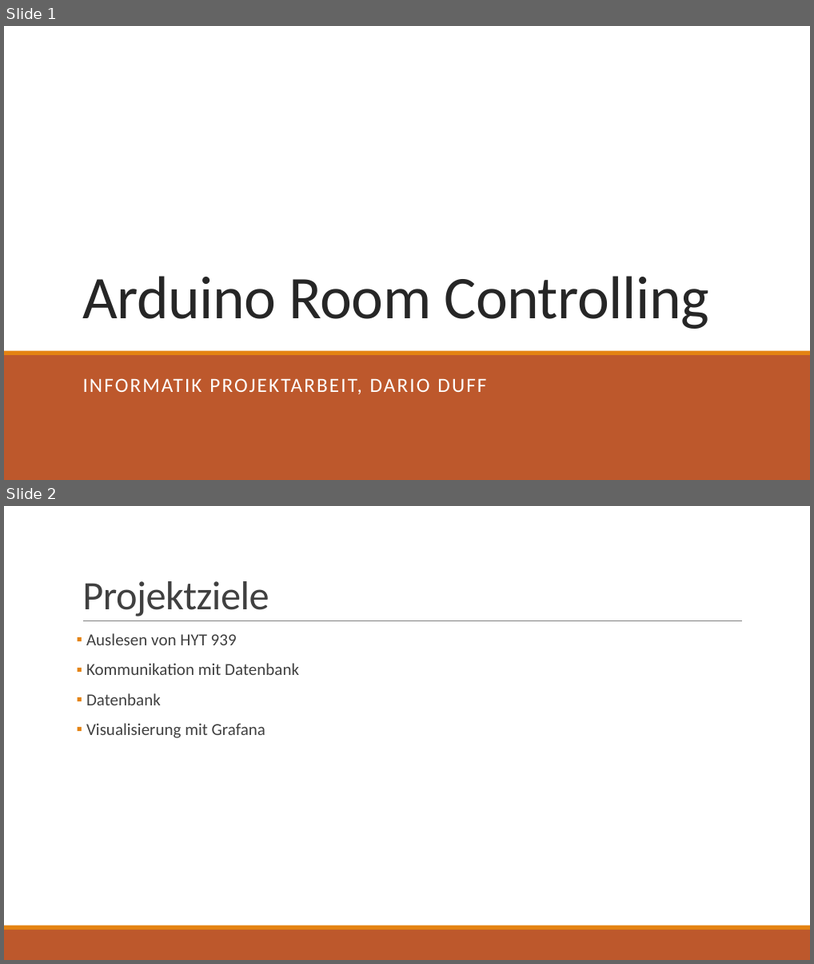
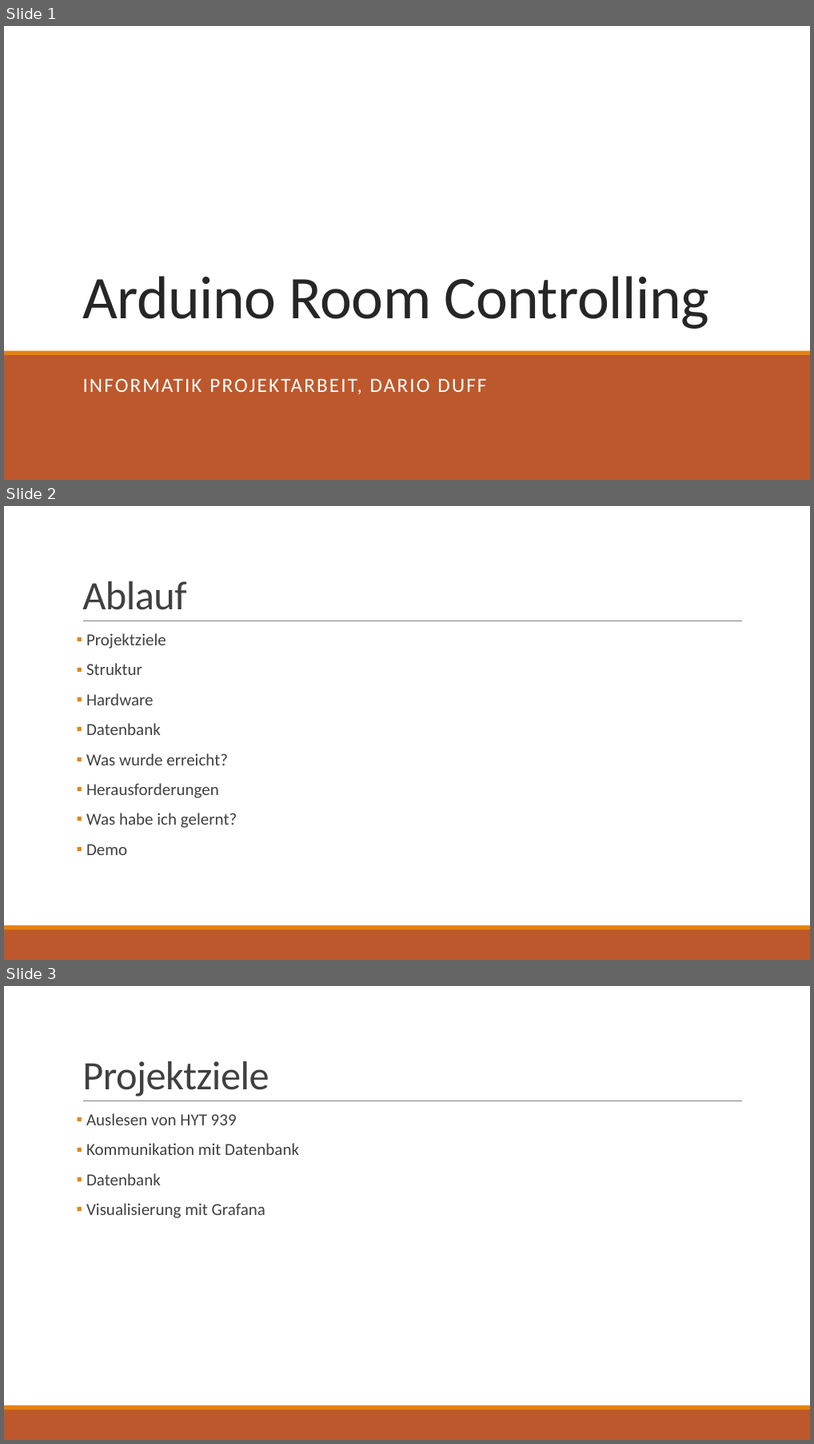
Before and after one commit to LoXeras/Arduino-RoomControlling, a slide deck: Documentation/Präsentatio_RoomControlling.pptx. Shown one above the other, each under a label of ours: slides 1 and 2 before the commit, slides 1, 2 and 3 after it. The pictures are 814x964 and 814x1444 pixels, drawn with LibreOffice and Linux fonts; fonts in the diff are those of the drawing. Boxes give left, top, right and bottom in pixels: in the first picture for what was removed or moved away, otherwise in the second. Text is boxed around its words. In the diff, an @@ line names an element or a change of style, - is before the commit and + after.

```diff
--- a/Documentation/Präsentatio_RoomControlling.pptx
+++ b/Documentation/Präsentatio_RoomControlling.pptx
@@ slide 2 added at (x1=4, y1=506, x2=810, y2=960), background #FFFFFF; not listed: 3 template elements that a slide beside it also shows @@
@@ title added at (x1=82, y1=581, x2=186, y2=610), 48 pt, text #404040 @@
+Ablauf
@@ text added at (x1=86, y1=633, x2=237, y2=855), 20 pt, text #404040 @@
+▪ Projektziele
+▪ Struktur
+▪ Hardware
+▪ Datenbank
+▪ Was wurde erreicht?
+▪ Herausforderungen
+▪ Was habe ich gelernt?
+▪ Demo
@@ what was slide 2 is now slide 3 @@
```
Also in this commit, not shown: 4 slides changed.
